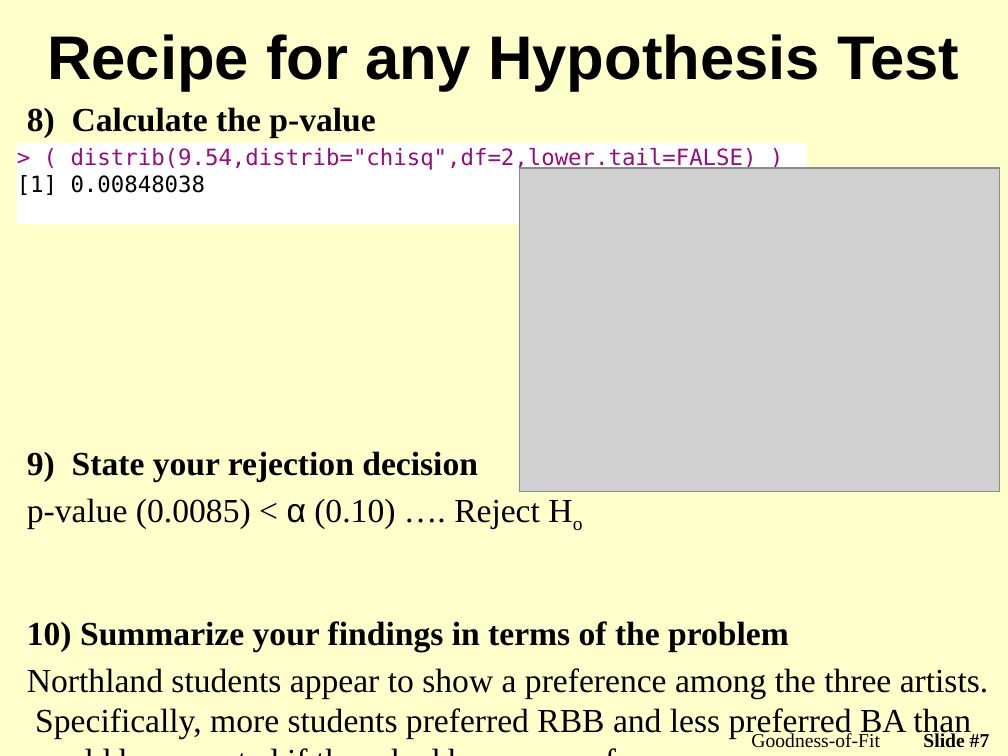
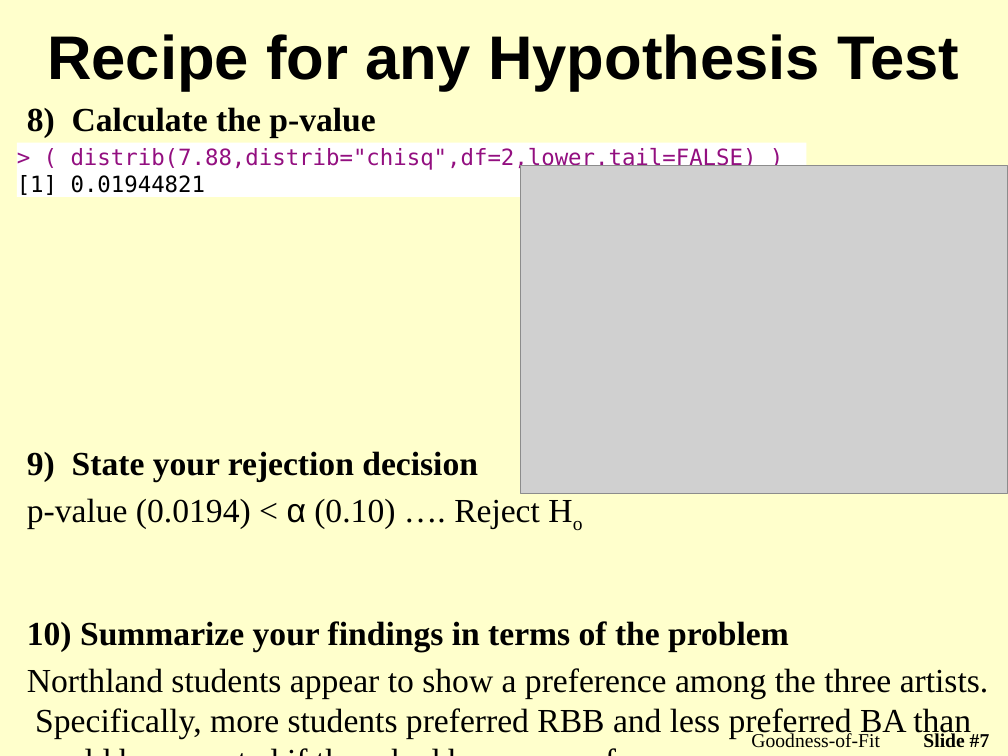
Before and after one commit to droglenc/NCMTH107, a slide deck: slide 7 of modules/Goodness_of_Fit/PPT.pptx. Drawn at 1008x756 pixels with LibreOffice and Linux fonts; fonts in the diff are those of the drawing; grey boxes stand for pictures; background and template pictures are left out. Boxes give left, top, right and bottom in pixels: in the first picture for what was removed or moved away, otherwise in the second. Text is boxed around its words. In the diff, an @@ line names an element or a change of style, - is before the commit and + after.

```diff
--- a/modules/Goodness_of_Fit/PPT.pptx
+++ b/modules/Goodness_of_Fit/PPT.pptx
@@ text in rectangle at (17,148,757,198): text changed @@
-> ( distrib(9.54,distrib="chisq",df=2,lower.tail=FALSE) )
-[1] 0.00848038
+> ( distrib(7.88,distrib="chisq",df=2,lower.tail=FALSE) )
+[1] 0.01944821
@@ rectangle "> ( distrib(7.88,distrib="chisq",df=2,lower.tail=FALSE) )": place and size @@
-rectangle "> ( distrib(7.88,distrib="chisq",df=2,lower.tail=FALSE) )" at (17,143,806,225)
+rectangle "> ( distrib(7.88,distrib="chisq",df=2,lower.tail=FALSE) )" at (17,143,806,198)
@@ picture: place and size @@
-picture at (519,168,1000,492)
+picture at (521,165,1008,494)
@@ text at (27,498,540,529): text changed @@
-p-value (0.0085) < α (0.10) …. Reject Ho
+p-value (0.0194) < α (0.10) …. Reject Ho
```
Also in this commit, not shown: 4 other slides changed, 2 other files.
